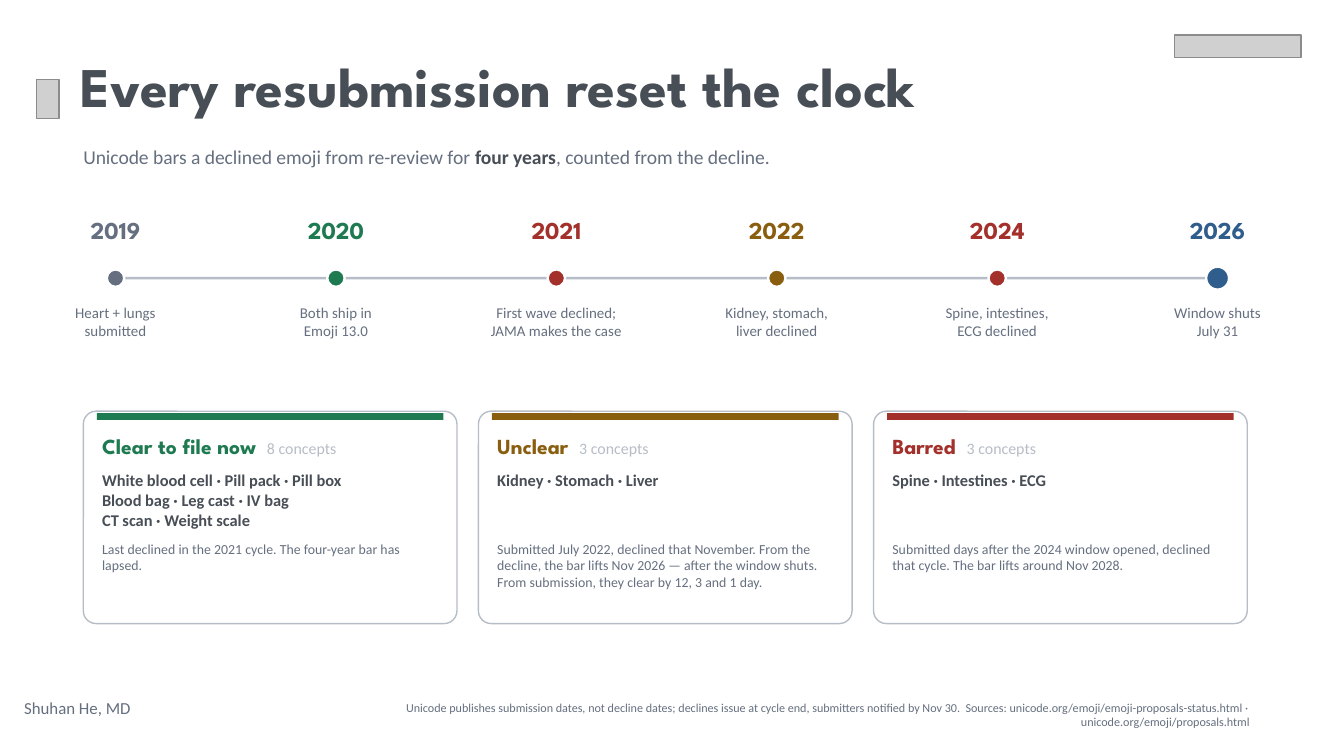
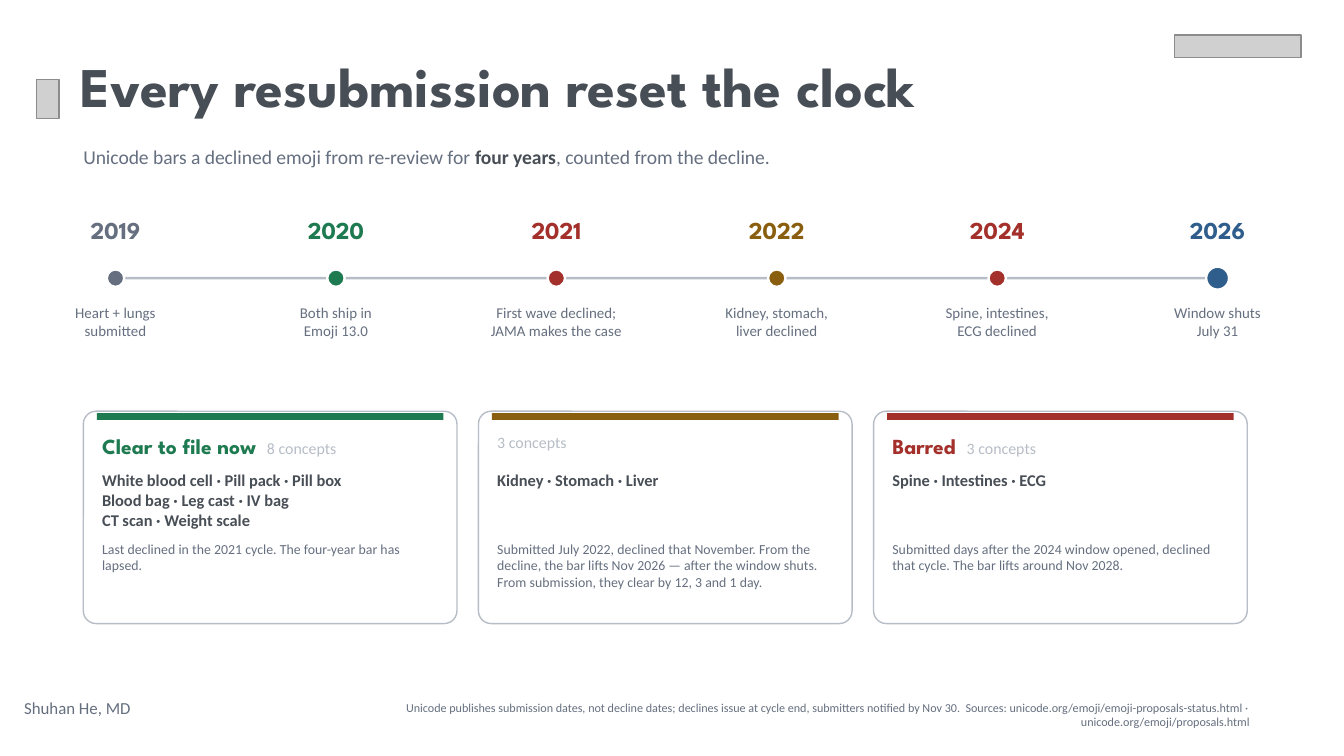
Before and after one commit to ShuhanCS/medicalemoji, a slide deck: slide 6 of docs/presentations/2026-07-09-microsoft-brief/Emoji-2026-Brief-v5.pptx. Drawn at 1344x756 pixels with LibreOffice and Linux fonts; fonts in the diff are those of the drawing; grey boxes stand for pictures; background and template pictures are left out. Boxes give left, top, right and bottom in pixels: in the first picture for what was removed or moved away, otherwise in the second. Text is boxed around its words. In the diff, an @@ line names an element or a change of style, - is before the commit and + after.

```diff
--- a/docs/presentations/2026-07-09-microsoft-brief/Emoji-2026-Brief-v5.pptx
+++ b/docs/presentations/2026-07-09-microsoft-brief/Emoji-2026-Brief-v5.pptx
@@ text at [497,438,567,451]: text changed @@
-Unclear 3 concepts
+3 concepts
```
Also in this commit, not shown: 1 slide added, 4 other files.
